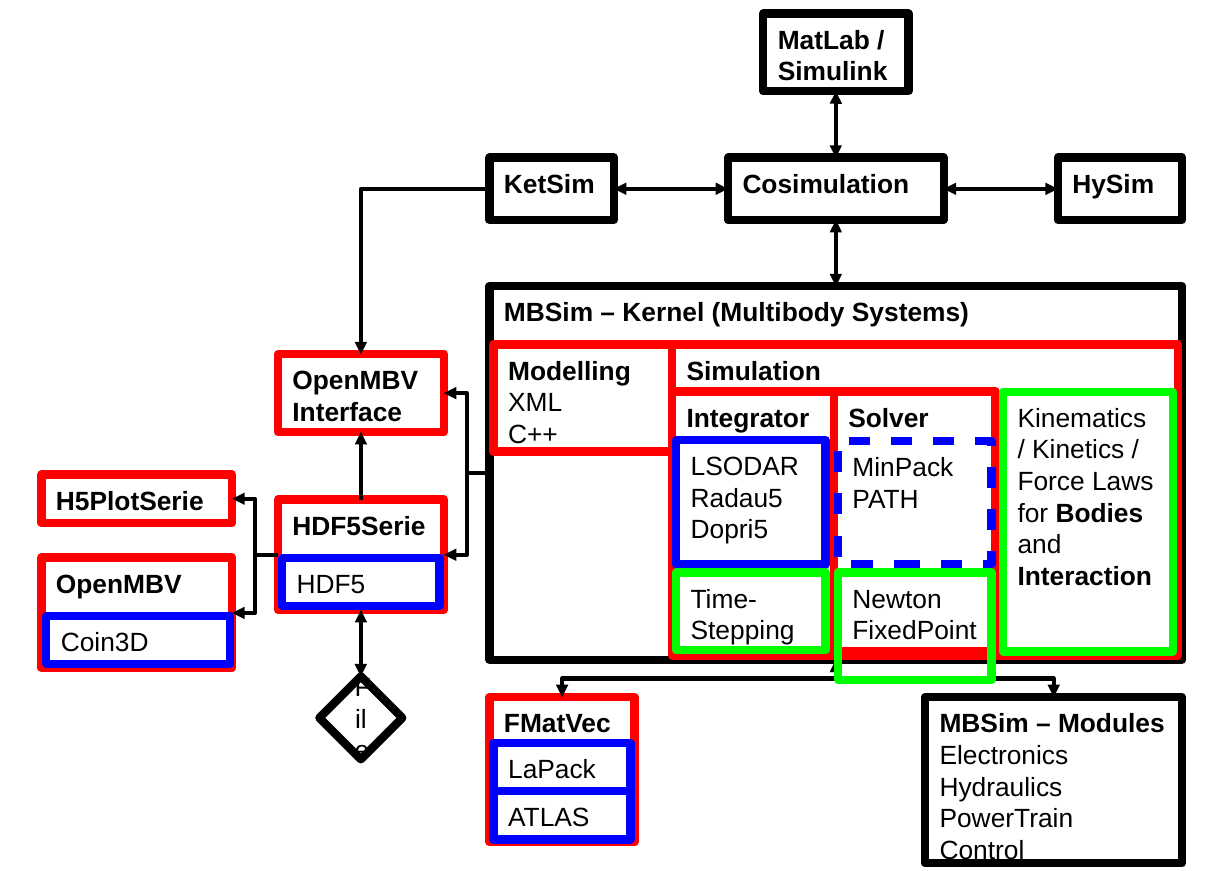
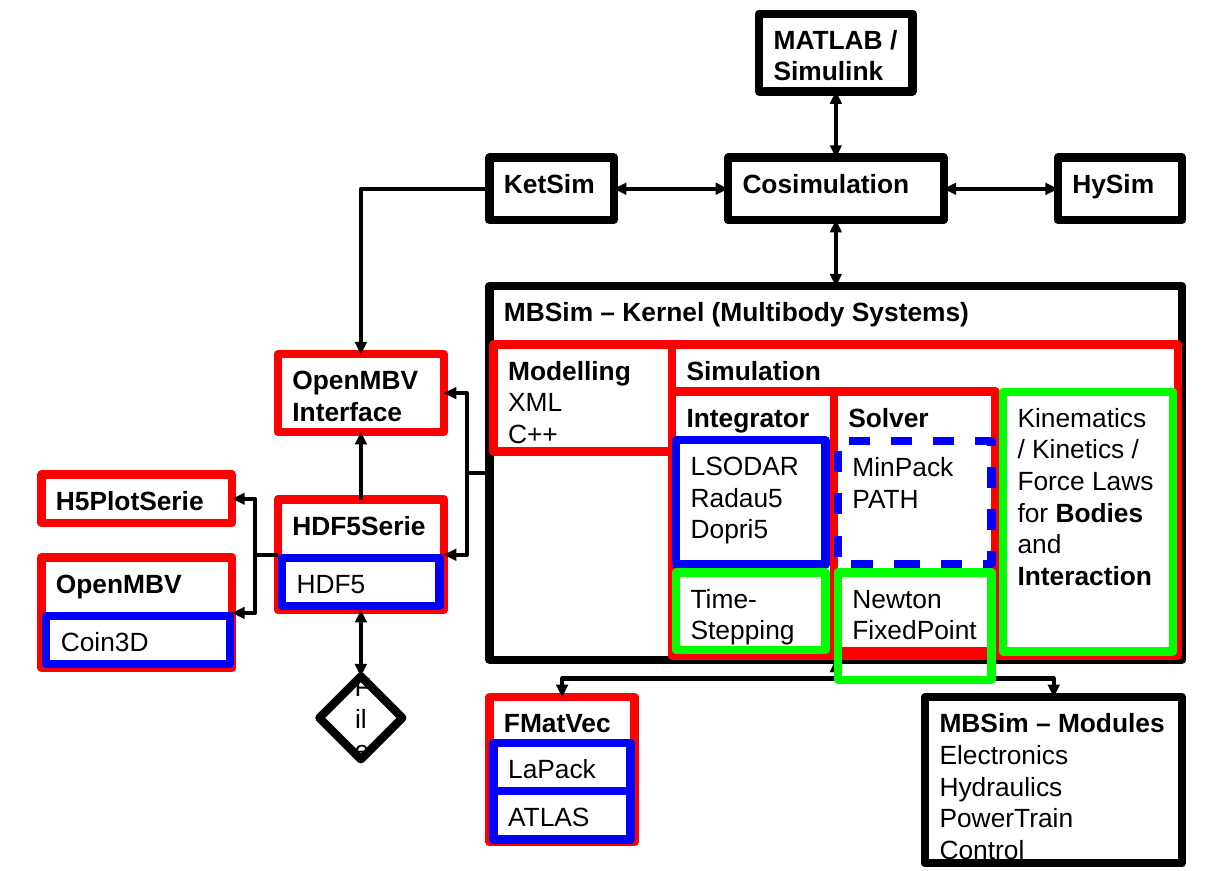
Before and after one commit to mbsim-env/mbsim, a slide deck: slide 1 of trunk/tutorial/CDR/mbsim_embedding.odp. Drawn at 1232x871 pixels with LibreOffice and Linux fonts; fonts in the diff are those of the drawing. Boxes give left, top, right and bottom in pixels: in the first picture for what was removed or moved away, otherwise in the second. Text is boxed around its words. In the diff, an @@ line names an element or a change of style, - is before the commit and + after.

```diff
--- a/trunk/tutorial/CDR/mbsim_embedding.odp
+++ b/trunk/tutorial/CDR/mbsim_embedding.odp
@@ rectangle "MATLAB / Simulink": place and size @@
-rectangle "MATLAB / Simulink" at bbox=[763, 14, 908, 92]
+rectangle "MATLAB / Simulink" at bbox=[759, 14, 913, 92]
@@ text in rectangle at bbox=[774, 31, 884, 81]: text changed @@
-MatLab / Simulink
+MATLAB / Simulink
```
Also in this commit, not shown: 1 other slide changed, 2 other files.
